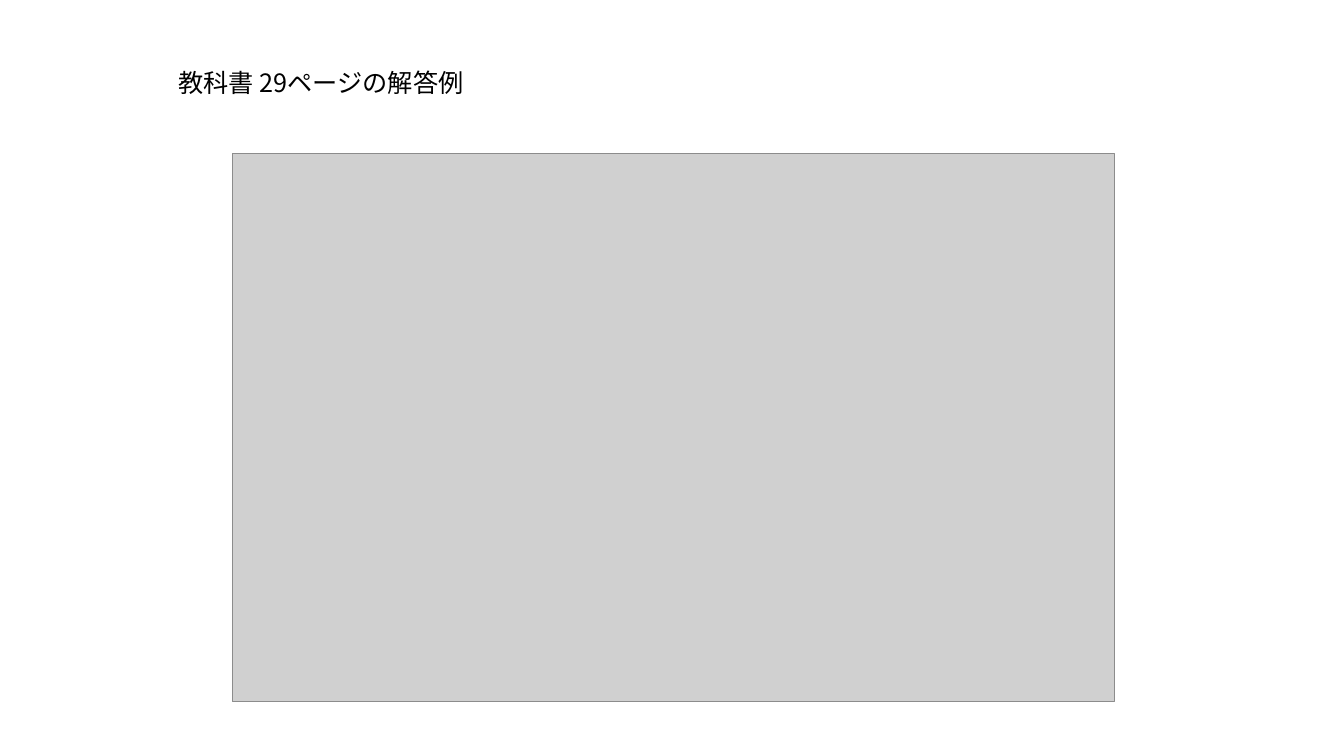
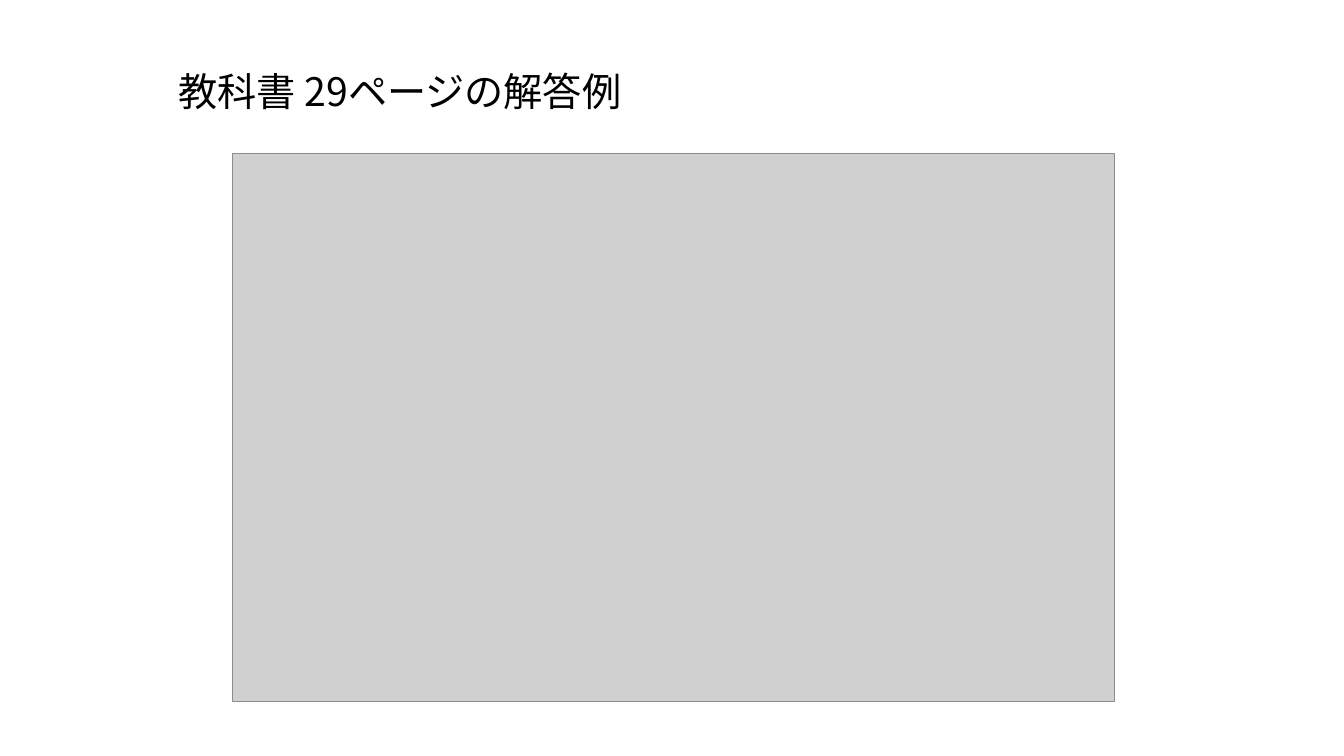
Before and after one commit to masakage/algorithm, a slide deck: slide 9 of docs/第4回繰り返し処理.pptx. Drawn at 1344x756 pixels with LibreOffice and Linux fonts; fonts in the diff are those of the drawing; grey boxes stand for pictures. Boxes give left, top, right and bottom in pixels: in the first picture for what was removed or moved away, otherwise in the second. Text is boxed around its words. In the diff, an @@ line names an element or a change of style, - is before the commit and + after.

```diff
--- a/docs/第4回繰り返し処理.pptx
+++ b/docs/第4回繰り返し処理.pptx
@@ text "教科書 29ページの解答例" at <box>178,72,622,110</box>: size 18 to 28 pt @@
```
Also in this commit, not shown: 1 other slide changed, 7 slides added, 4 other files.
